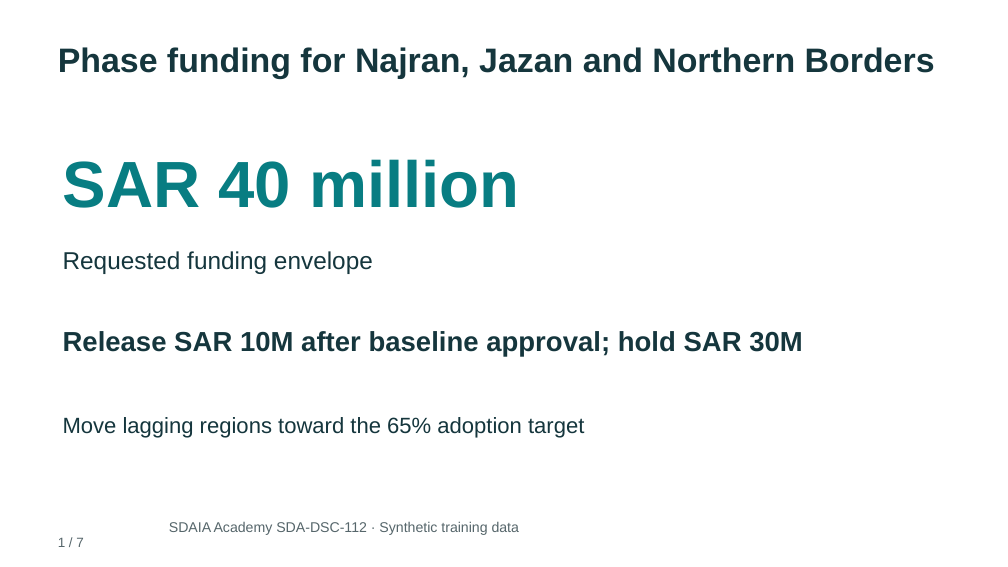
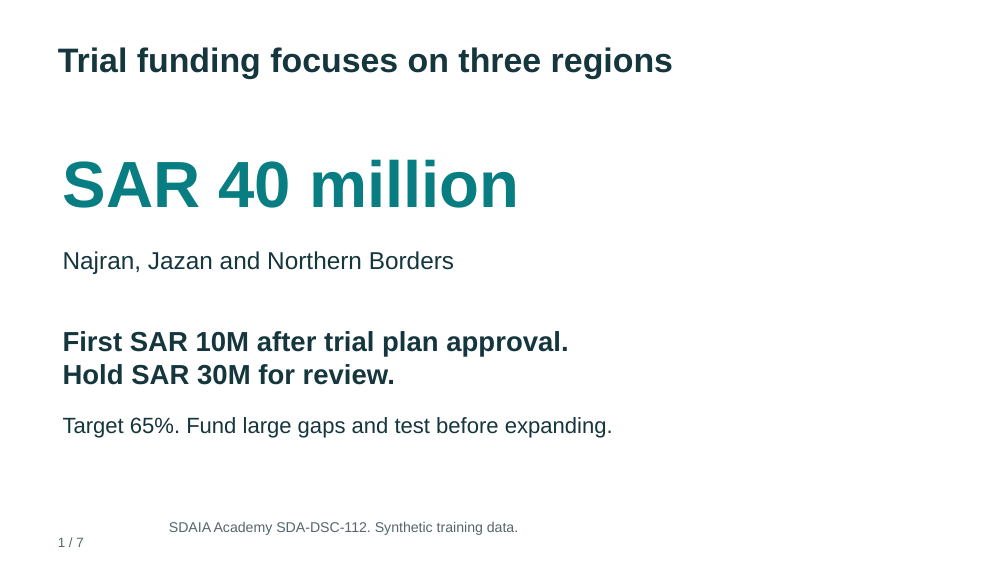
Before and after one commit to c3bod/sdaia-storytelling-tayseer-capstone, a slide deck: slide 1 of deliverables/Tayseer_Executive_Story_Final.pptx. Drawn at 1008x567 pixels with LibreOffice and Linux fonts; fonts in the diff are those of the drawing. Boxes give left, top, right and bottom in pixels: in the first picture for what was removed or moved away, otherwise in the second. Text is boxed around its words. In the diff, an @@ line names an element or a change of style, - is before the commit and + after.

```diff
--- a/deliverables/Tayseer_Executive_Story_Final.pptx
+++ b/deliverables/Tayseer_Executive_Story_Final.pptx
@@ text at bbox=[58, 47, 673, 79]: text changed @@
-Phase funding for Najran, Jazan and Northern Borders
+Trial funding focuses on three regions
@@ text at bbox=[63, 251, 454, 274]: text changed @@
-Requested funding envelope
+Najran, Jazan and Northern Borders
@@ text at bbox=[63, 331, 568, 385]: text changed @@
-Release SAR 10M after baseline approval; hold SAR 30M
+First SAR 10M after trial plan approval.
+Hold SAR 30M for review.
@@ text at bbox=[63, 417, 613, 438]: text changed @@
-Move lagging regions toward the 65% adoption target
+Target 65%. Fund large gaps and test before expanding.
@@ text at bbox=[169, 521, 518, 535]: text changed @@
-SDAIA Academy SDA-DSC-112 · Synthetic training data
+SDAIA Academy SDA-DSC-112. Synthetic training data.
```
Also in this commit, not shown: 6 other slides changed, 2 other files.
